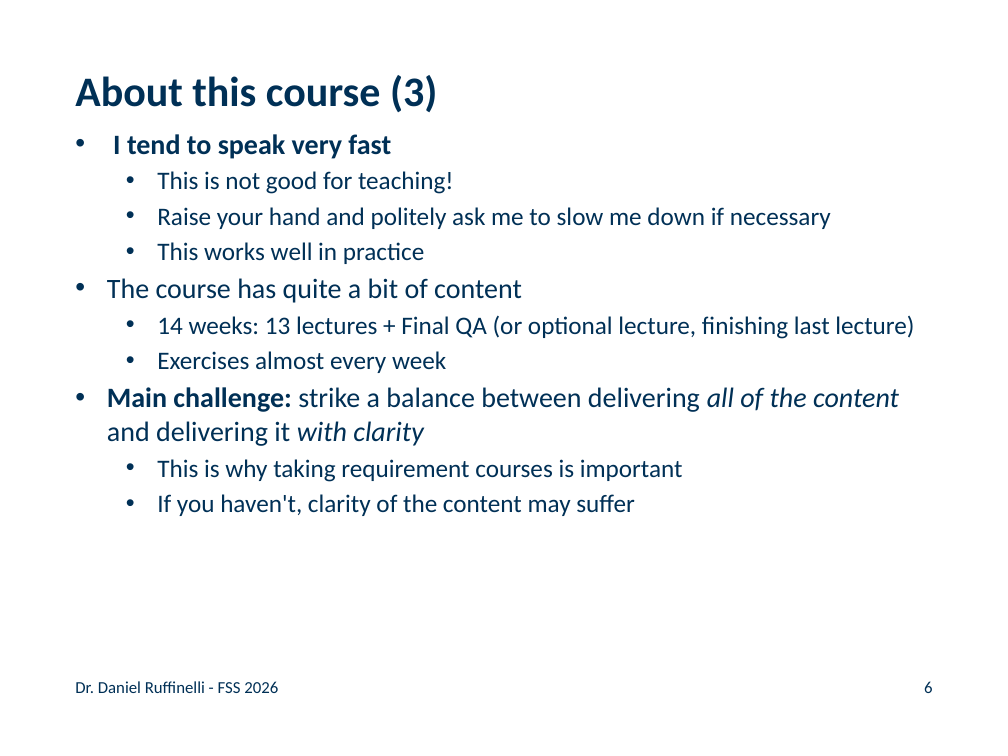
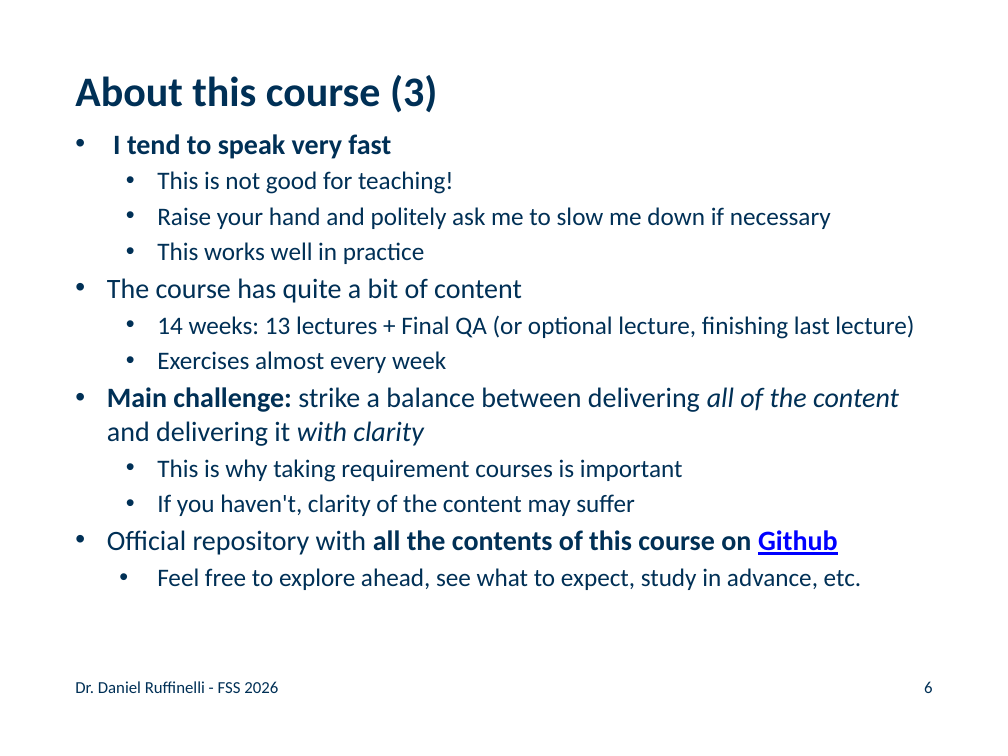
Before and after one commit to rufex2001/teaching_llms, a slide deck: slide 6 of lectures/01_introduction/01_introduction.pptx. Drawn at 1008x756 pixels with LibreOffice and Linux fonts; fonts in the diff are those of the drawing; background and template pictures are left out. Boxes give left, top, right and bottom in pixels: in the first picture for what was removed or moved away, otherwise in the second. Text is boxed around its words. In the diff, an @@ line names an element or a change of style, - is before the commit and + after.

```diff
--- a/lectures/01_introduction/01_introduction.pptx
+++ b/lectures/01_introduction/01_introduction.pptx
@@ text at <box>107,530,862,590</box>: paragraphs added @@
+• Official repository with all the contents of this course on Github
+  • Feel free to explore ahead, see what to expect, study in advance, etc.
```
Also in this commit, not shown: 1 other file.
